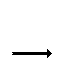
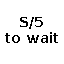
Comparing the layer stacks of the two 64 × 64 images. Changes:
hid group "pointed right" (7 layers) over [6, 17, 58, 58]
added layer "S/5 ..." above "Tiles.png" over [5, 17, 58, 43]
